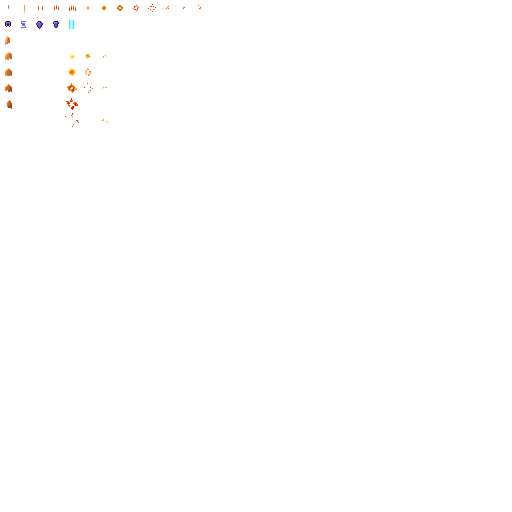
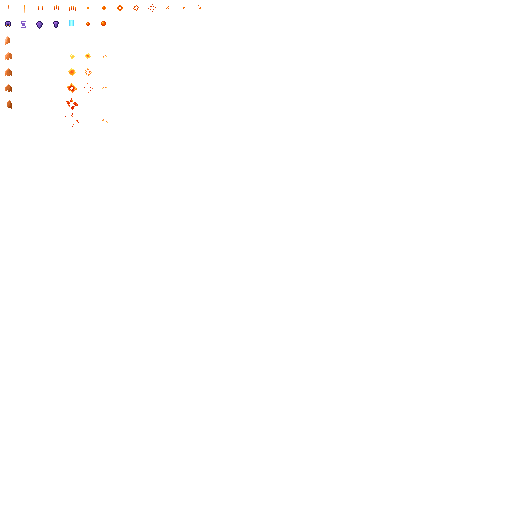
Layered file, before and after one edit (512px x 512px). Changes by layer:
painted on "Layer #1" over [69, 21, 106, 29]
